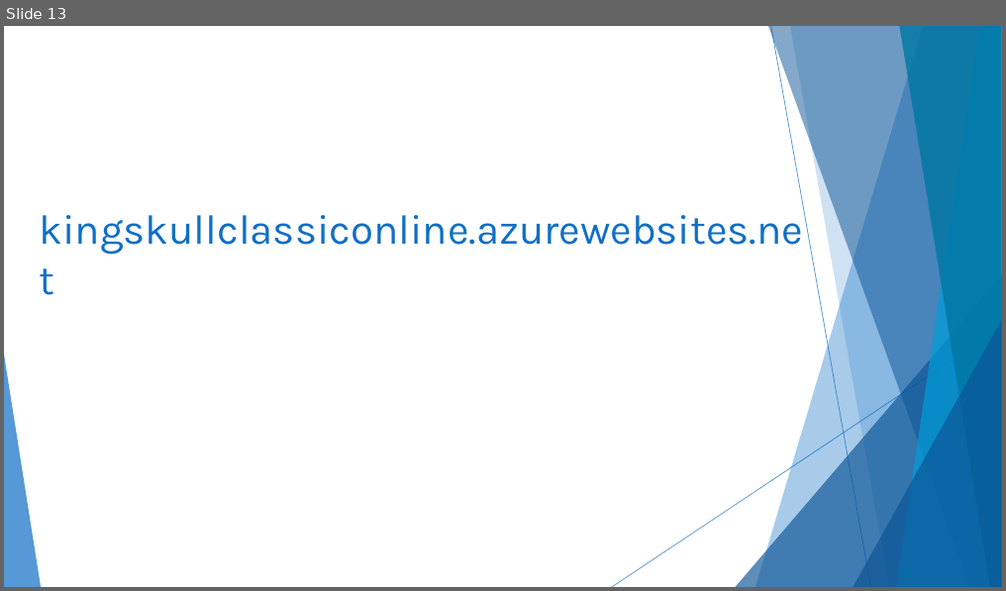
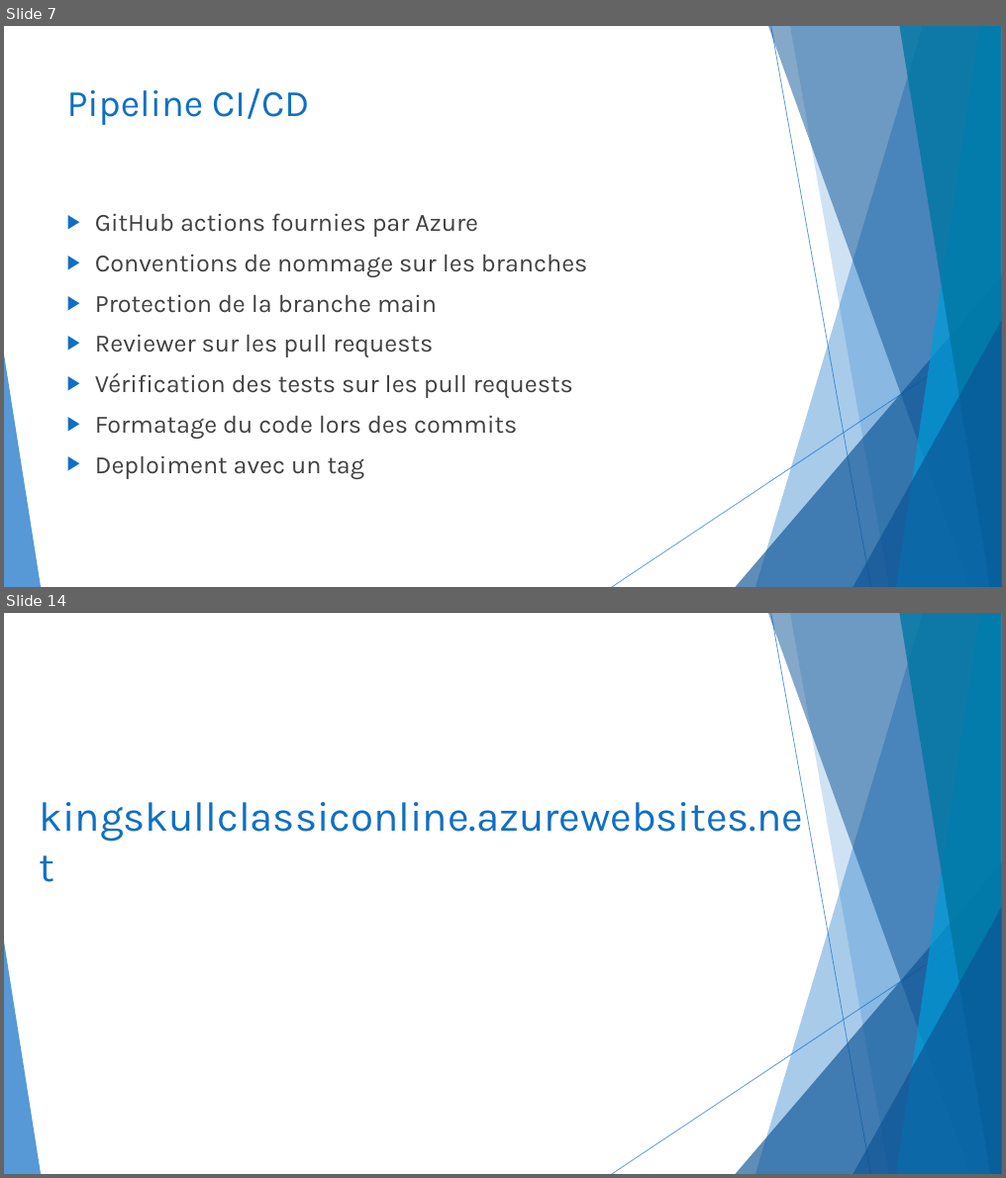
Before and after one commit to CeKonVeu/KingSkullClassicOnline, a slide deck: doc/King Skull Classic Online.pptx. Shown one above the other, each under a label of ours: slide 13 before the commit, slides 7 and 14 after it; the slides between them are not shown. The pictures are 1006x591 and 1006x1178 pixels, drawn with LibreOffice and Linux fonts; fonts in the diff are those of the drawing. Boxes give left, top, right and bottom in pixels: in the first picture for what was removed or moved away, otherwise in the second. Text is boxed around its words. In the diff, an @@ line names an element or a change of style, - is before the commit and + after.

```diff
--- a/doc/King Skull Classic Online.pptx
+++ b/doc/King Skull Classic Online.pptx
@@ slide 7 added at <box>4,26,1002,587</box>, background #FFFFFF; not listed: 10 template elements that a slide beside it also shows @@
@@ title added at <box>67,88,309,125</box>, 36 pt, text #0F6FC6 @@
+Pipeline CI/CD
@@ text added at <box>95,213,587,479</box>, 24 pt, text #404040 @@
+▶ GitHub actions fournies par Azure
+▶ Conventions de nommage sur les branches
+▶ Protection de la branche main
+▶ Reviewer sur les pull requests
+▶ Vérification des tests sur les pull requests
+▶ Formatage du code lors des commits
+▶ Deploiment avec un tag
@@ what was slide 13 is now slide 14 @@
```
Also in this commit, not shown: 9 slides changed.
